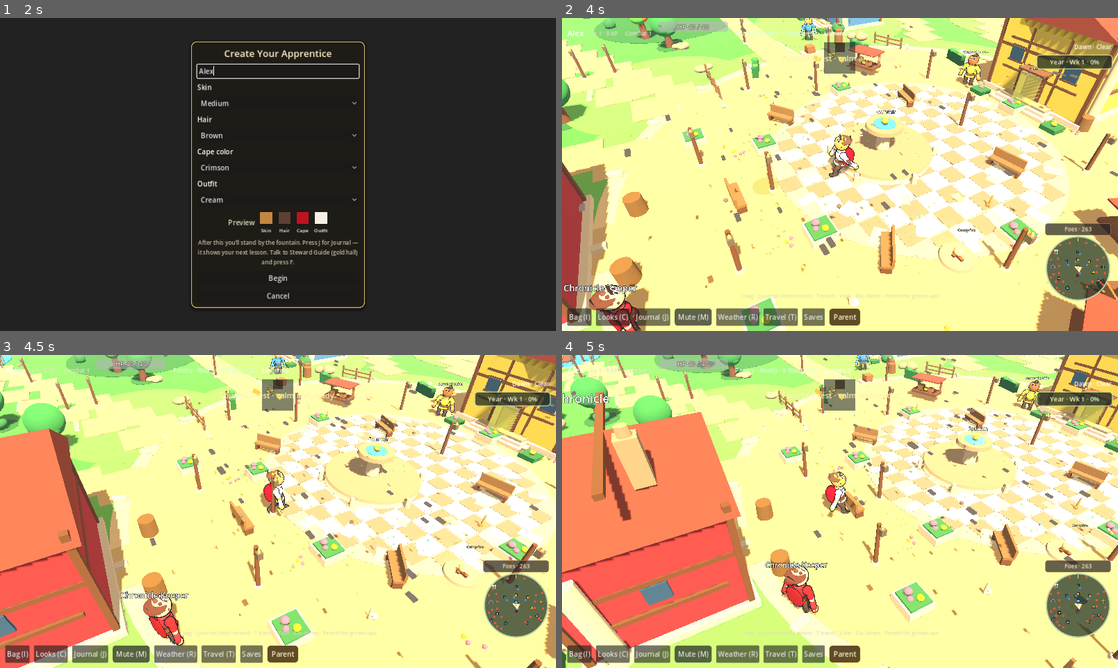
Above: before the commit, frames 1-4 (two rows, left to right).
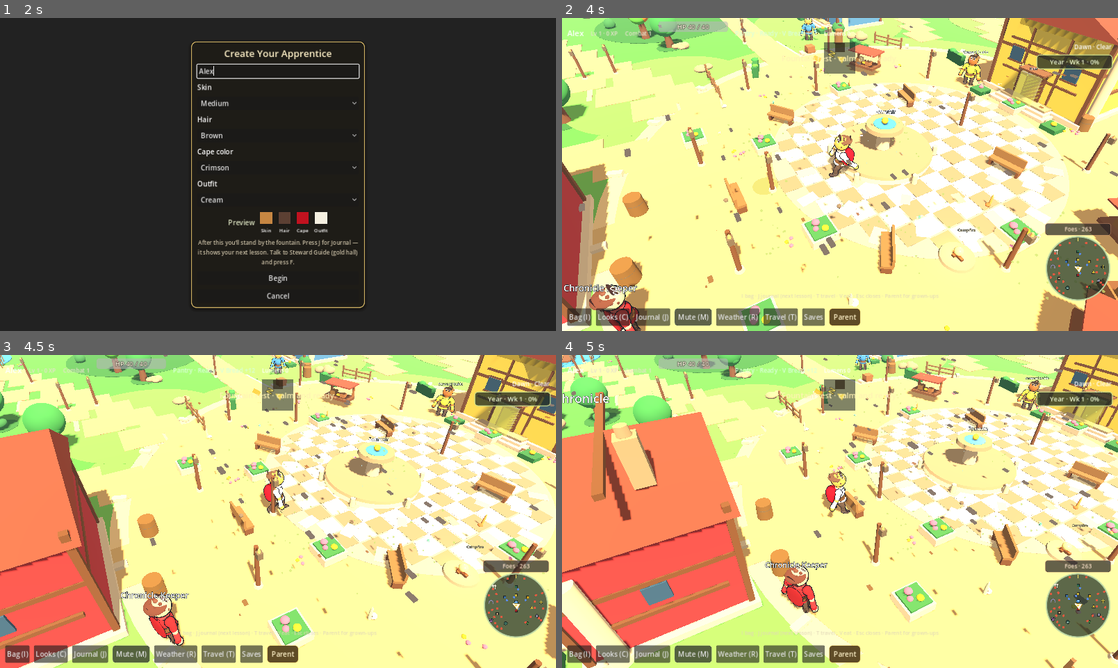
Above: after the commit, the same moments.

Repository: supertexxij/lumenstone-chronicles
Game: Godot game, scene res://scenes/main.tscn
Same seed, same stepped clock (60 frames per second), same inputs: the game is played once before the commit and once after it.
Inputs (mouse positions are in pixels of both pictures, inside the frame that each line leads up to):
- Up to frame 1 (2 s): click "Start" at 0.5 s; click (278, 71) at 1.27 s; type "Alex" at 1.35 s
- Up to frame 2 (4 s): click "Begin" at 2 s; tap Enter at 2.75 s; move the mouse to (962, 158) at 2.77 s; hold D (move_right) 2.78-3.5 s; hold Q (cam_left) 2.78-3.5 s; click (962, 158) at 2.92 s; drag from (728, 190) to (812, 237) at 3.52 s
- Up to frame 3 (4.5 s): move the mouse to (333, 442) at 4.27 s; hold D (move_right) from 4.28 s (still down); hold F (interact) from 4.28 s (still down)
- Up to frame 4 (5 s): keep holding D (move_right); keep holding F (interact)

Frame 1 is identical in both runs. In frame 2, less than 0.1% of the frame differs, in the area x 7-75%, y 0-89%; in frame 3, less than 0.1%; in frame 4, less than 0.1%.

Commit message:
Soften bangs into wide curtain lobes instead of comb teeth.
Fewer overlapping fringe shapes read as fluffy short hair rather than
a jagged row of spikes across the forehead.

Co-authored-by: supertexxij <supertexxij@users.noreply.github.com>

Diff:
--- a/scripts/characters/humanoid_builder.gd
+++ b/scripts/characters/humanoid_builder.gd
@@ -183,9 +183,9 @@
 		bob,
 		"Bangs",
 		_load_png_tex("res://assets/faces/apprentice_bangs.png"),
-		Vector2(0.58, 0.34),
-		Vector3(0.0, 2.02, 0.18),
-		Vector3(-38, 0, 0),
+		Vector2(0.62, 0.36),
+		Vector3(0.0, 2.00, 0.20),
+		Vector3(-36, 0, 0),
 		9
 	)
 	# Tiny soft 3D bang accents (subtle under the painted fringe)
Binary file changed: assets/faces/apprentice_bangs.png
